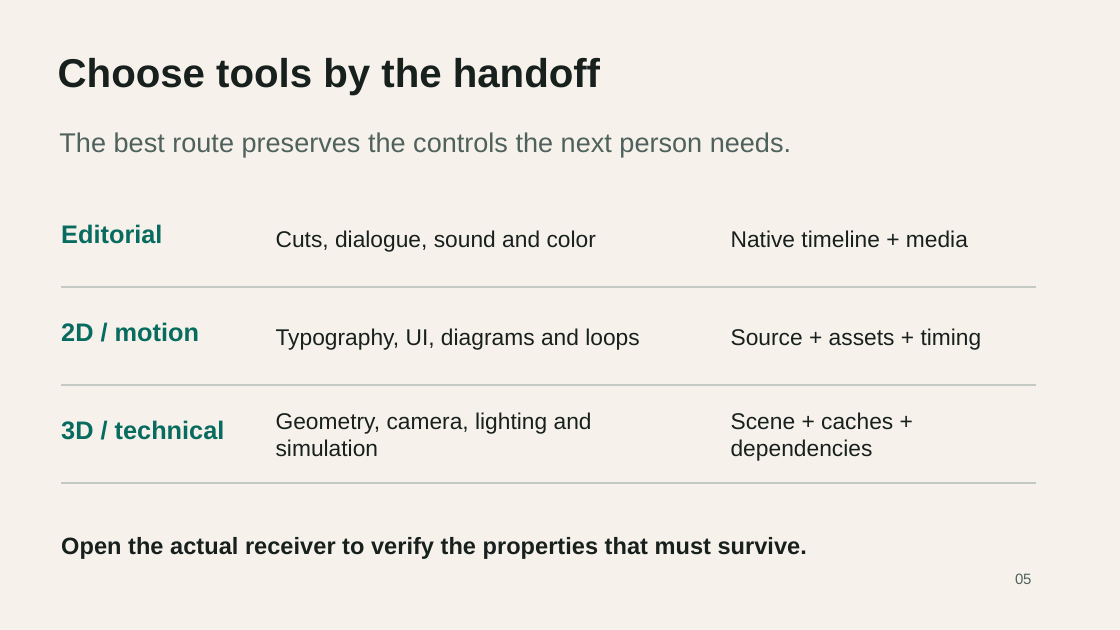
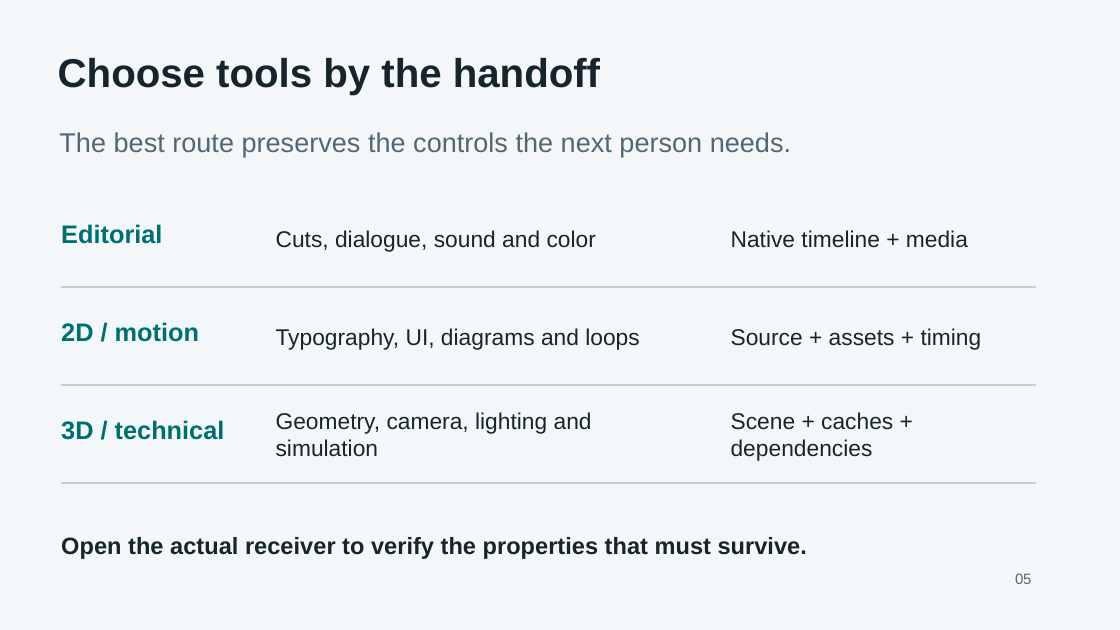
Before and after one commit to nazeeh111/adaptive-animation-skill, a slide deck: slide 5 of animation/docs/presentation.pptx. Drawn at 1120x630 pixels with LibreOffice and Linux fonts; fonts in the diff are those of the drawing. Boxes give left, top, right and bottom in pixels: in the first picture for what was removed or moved away, otherwise in the second. Text is boxed around its words. In the diff, an @@ line names an element or a change of style, - is before the commit and + after.

```diff
--- a/animation/docs/presentation.pptx
+++ b/animation/docs/presentation.pptx
@@ background #F6F2EB to #F4F7FA @@
@@ text "The best route preserves the ..." at <box>59,132,791,157</box>: text colour #4F615C to #526773 @@
@@ line (61, 287) - (1036, 287): stroke #A7B5AE 1.13 pt to #A8BAC5 1.13 pt @@
@@ line (61, 385) - (1036, 385): stroke #A7B5AE 1.13 pt to #A8BAC5 1.13 pt @@
@@ text colour #086B60 to #006F70 in 3 elements at <box>61,224,162,244</box>, <box>61,322,199,342</box>, <box>61,420,225,440</box> @@
@@ line (61, 483) - (1036, 483): stroke #A7B5AE 1.13 pt to #A8BAC5 1.13 pt @@
@@ text colour #18201E to #16242B in 8 elements at <box>58,58,600,95</box>, <box>276,230,596,252</box>, <box>731,230,968,248</box>, <box>276,328,639,350</box>, <box>731,328,982,350</box>, <box>276,412,592,457</box>, <box>731,412,893,461</box>, <box>61,537,807,559</box> @@
@@ text "05" at <box>1015,573,1032,584</box>: text colour #4F615C to #526773 @@
```
Also in this commit, not shown: 7 other slides changed, 8 other files.
